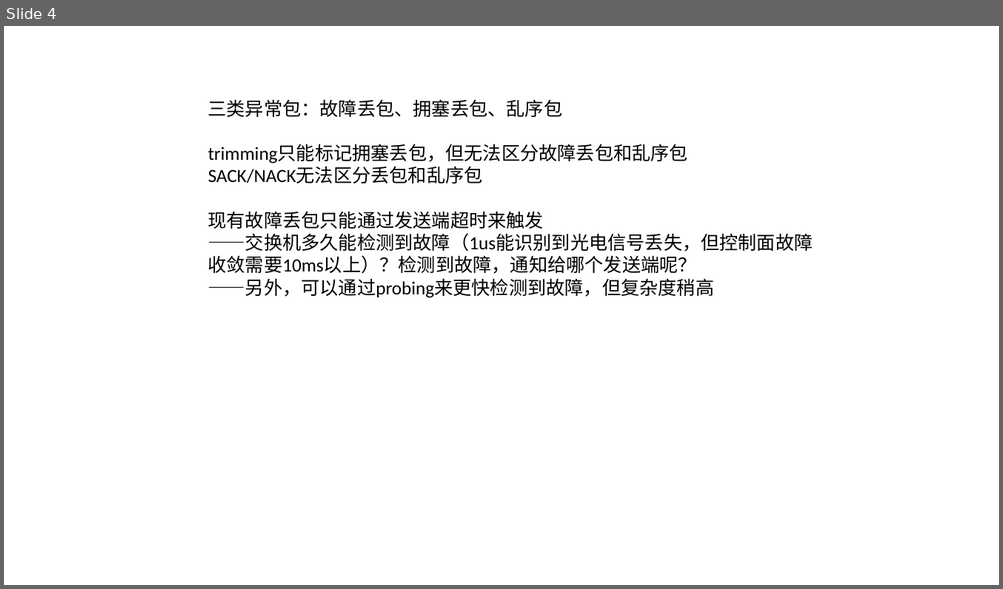
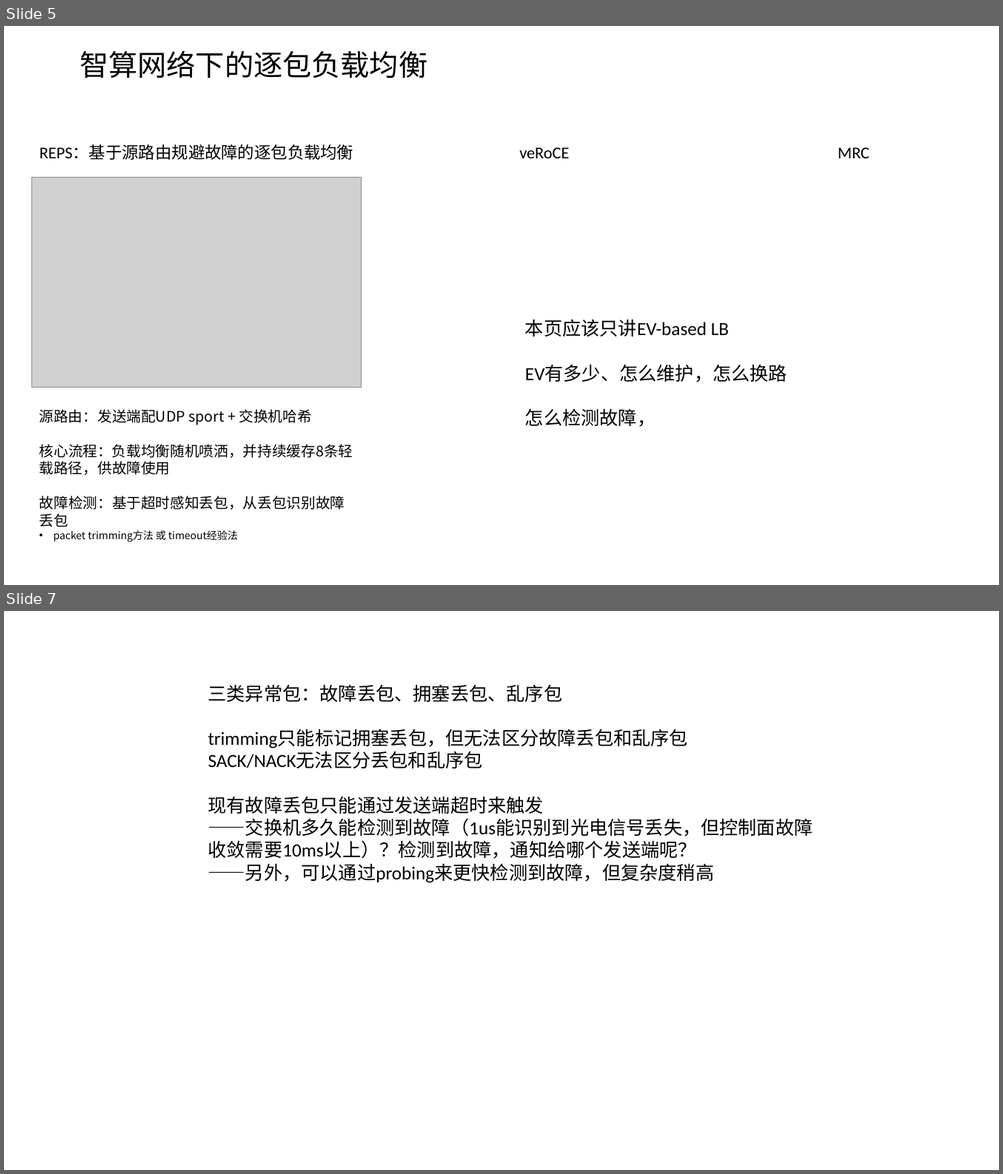
Before and after one commit to dxl041/Academics, a slide deck: Comparison/总结.pptx. Shown one above the other, each under a label of ours: slide 4 before the commit, slides 5 and 7 after it; the slides between them are not shown. The pictures are 1003x589 and 1003x1174 pixels, drawn with LibreOffice and Linux fonts; fonts in the diff are those of the drawing; grey boxes stand for pictures. Boxes give left, top, right and bottom in pixels: in the first picture for what was removed or moved away, otherwise in the second. Text is boxed around its words. In the diff, an @@ line names an element or a change of style, - is before the commit and + after.

```diff
--- a/Comparison/总结.pptx
+++ b/Comparison/总结.pptx
@@ slide 5 added at (4, 26, 999, 585), background #FFFFFF @@
@@ text added at (79, 50, 427, 78), 28 pt, text #000000 @@
+智算网络下的逐包负载均衡
@@ title added at (40, 144, 354, 160), 16 pt, text #000000 @@
+REPS：基于源路由规避故障的逐包负载均衡
@@ text added at (519, 147, 569, 158), 16 pt, text #000000 @@
+veRoCE
@@ text added at (837, 147, 869, 158), 16 pt, text #000000 @@
+MRC
@@ picture added at (32, 178, 361, 388) @@
@@ text added at (525, 319, 787, 427), 18 pt, text #000000 @@
+本页应该只讲EV-based LB
+EV有多少、怎么维护，怎么换路
+怎么检测故障，
@@ text added at (40, 409, 353, 543), 14 pt, text #000000 @@
+源路由：发送端配UDP sport + 交换机哈希
+核心流程：负载均衡随机喷洒，并持续缓存8条轻载路径，供故障使用
+故障检测：基于超时感知丢包，从丢包识别故障丢包
+• packet trimming方法 或 timeout经验法
@@ what was slide 4 is now slide 7 @@
```
Also in this commit, not shown: 4 other slides added, 1 slide removed, 8 other files.
